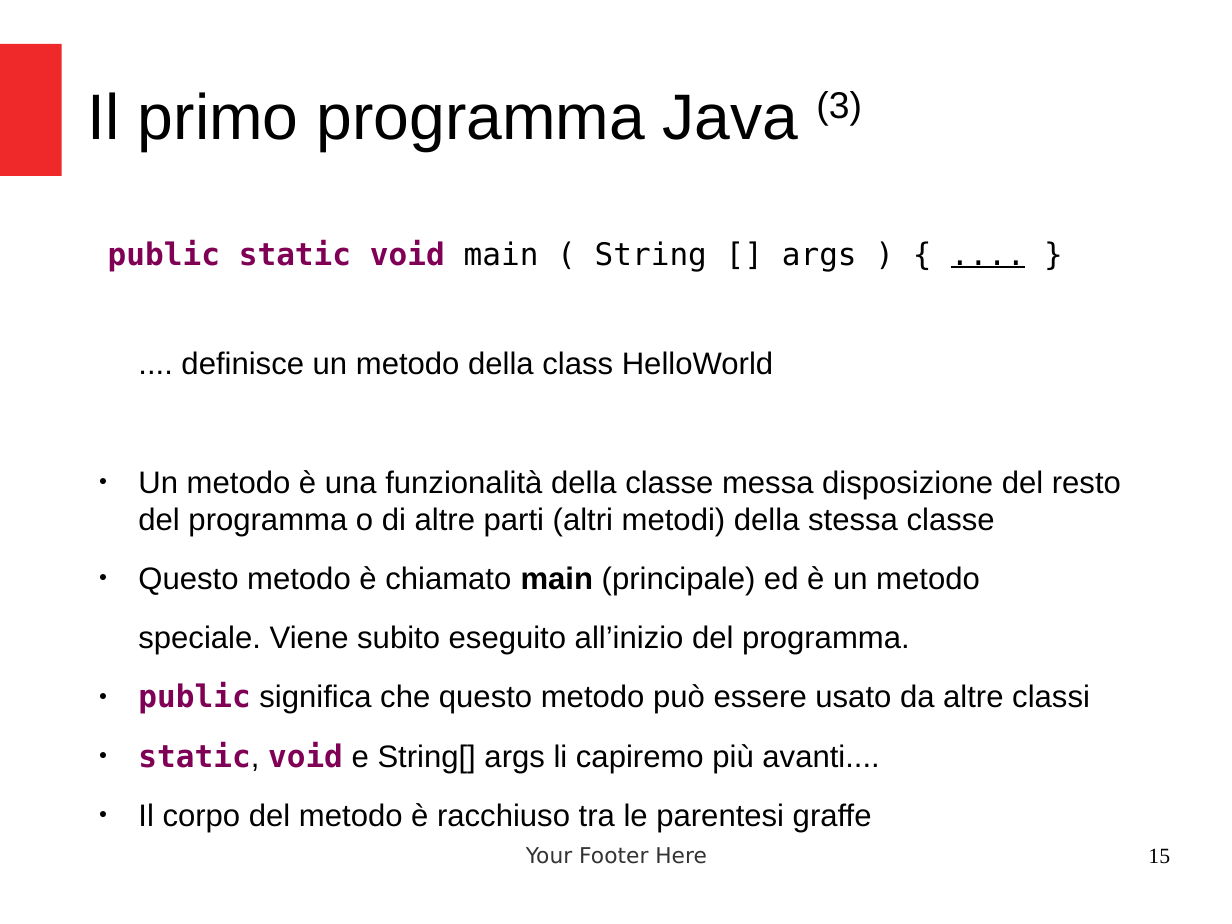
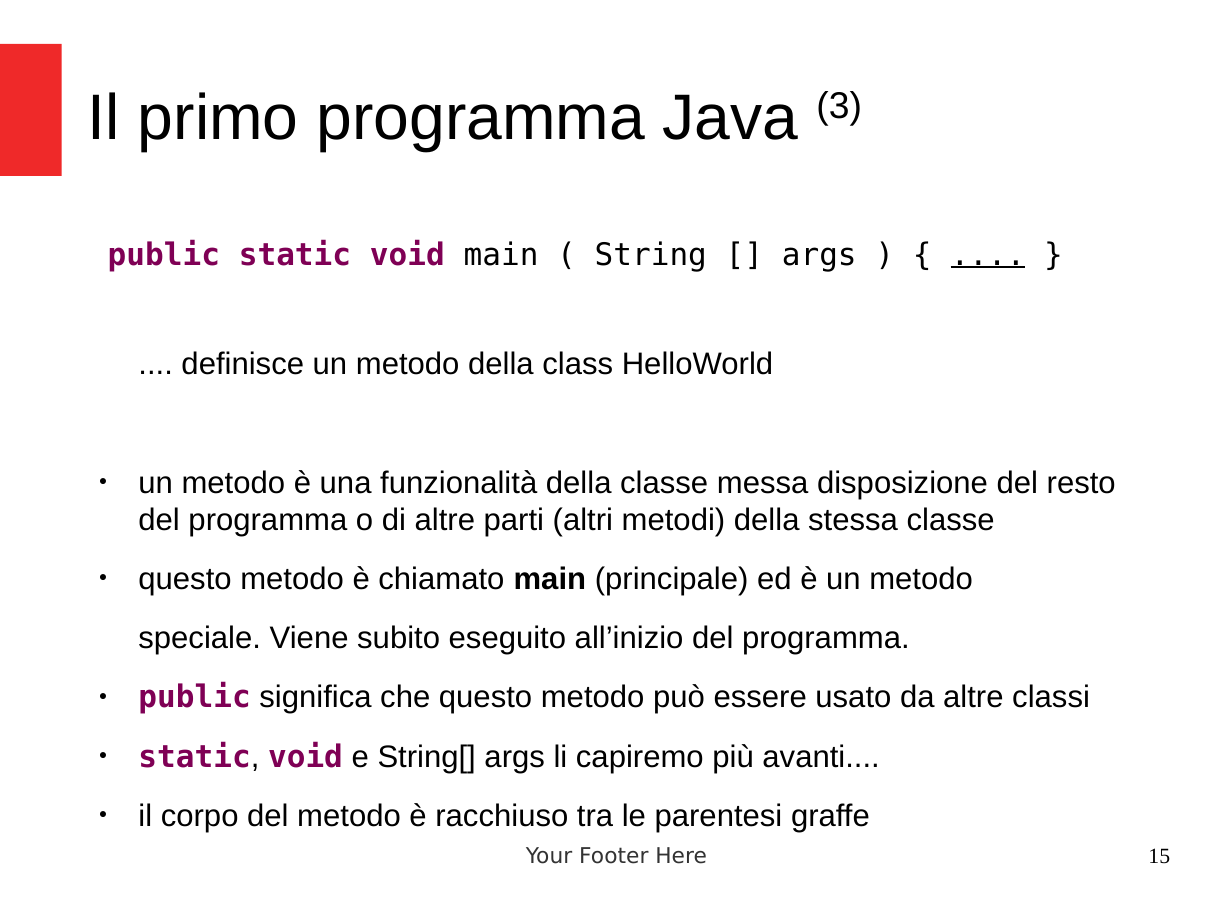
Before and after one commit to criluc/jdbc-tutorial, a slide deck: slide 15 of Introduzione a Java.odp. Drawn at 1232x924 pixels with LibreOffice and Linux fonts; fonts in the diff are those of the drawing. Boxes give left, top, right and bottom in pixels: in the first picture for what was removed or moved away, otherwise in the second. Text is boxed around its words. In the diff, an @@ line names an element or a change of style, - is before the commit and + after.

```diff
--- a/Introduzione a Java.odp
+++ b/Introduzione a Java.odp
@@ text at (x1=138, y1=470, x2=1116, y2=595): text changed @@
-● Un metodo è una funzionalità della classe messa disposizione del resto del programma o di altre parti (altri metodi) della stessa classe
-● Questo metodo è chiamato main (principale) ed è un metodo
+● un metodo è una funzionalità della classe messa disposizione del resto del programma o di altre parti (altri metodi) della stessa classe
+● questo metodo è chiamato main (principale) ed è un metodo
@@ text at (x1=138, y1=803, x2=870, y2=832): text changed @@
-● Il corpo del metodo è racchiuso tra le parentesi graffe
+● il corpo del metodo è racchiuso tra le parentesi graffe
```
Also in this commit, not shown: 20 other slides changed, 2 other files.
